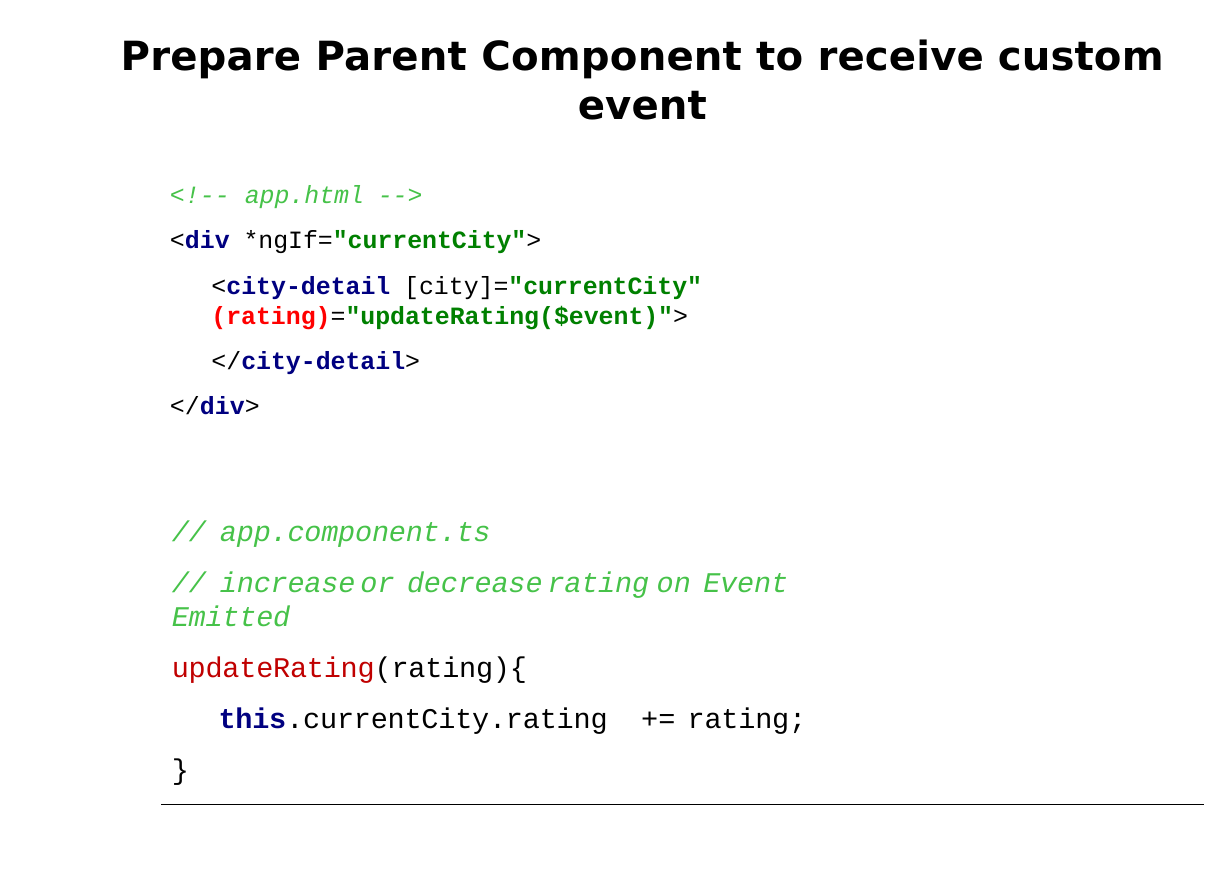
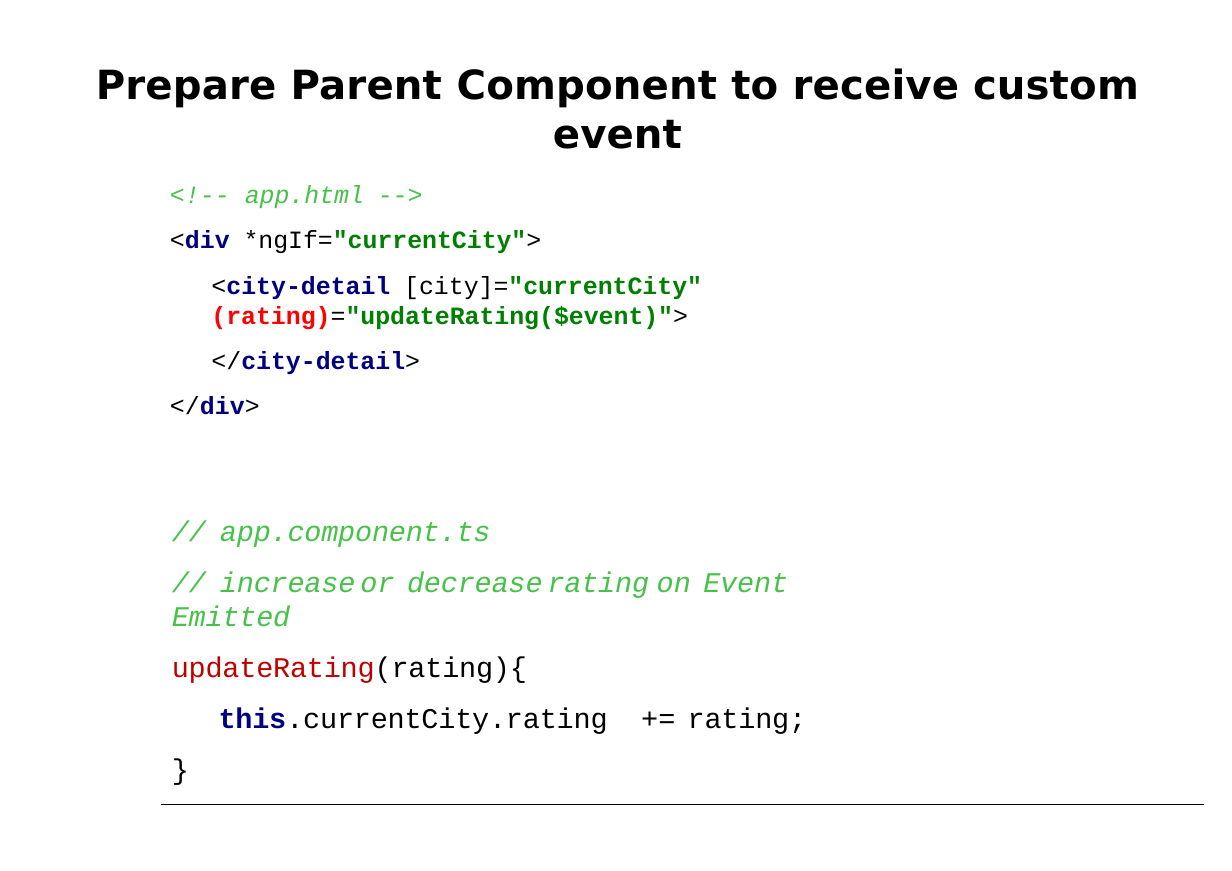
Before and after one commit to petereijgermans11/workshop-angular10, a slide deck: slide 26 of PPT/04- Angular Component Tree.pptx. Drawn at 1232x871 pixels with LibreOffice and Linux fonts; fonts in the diff are those of the drawing. Boxes give left, top, right and bottom in pixels: in the first picture for what was removed or moved away, otherwise in the second. Text is boxed around its words. In the diff, an @@ line names an element or a change of style, - is before the commit and + after.

```diff
--- a/PPT/04- Angular Component Tree.pptx
+++ b/PPT/04- Angular Component Tree.pptx
@@ title "Prepare Parent Component to receive ...": place and size @@
-title "Prepare Parent Component to receive ..." at bbox=[121, 39, 1164, 120]
+title "Prepare Parent Component to receive ..." at bbox=[96, 68, 1139, 149]
```
Also in this commit, not shown: 8 other slides changed, 1 slide added, 8 other files.
